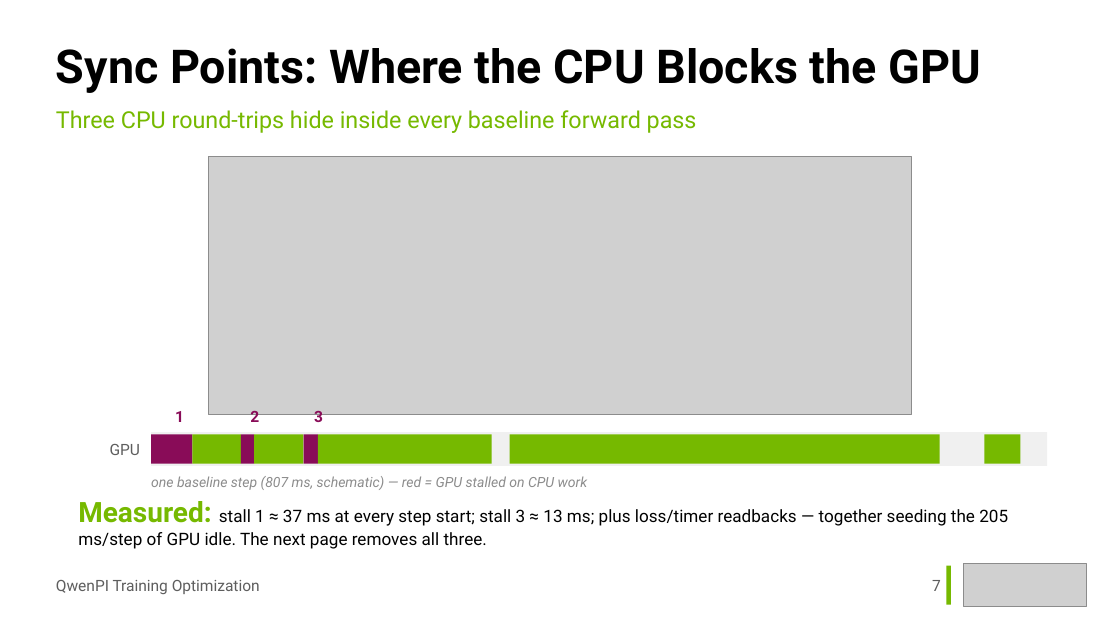
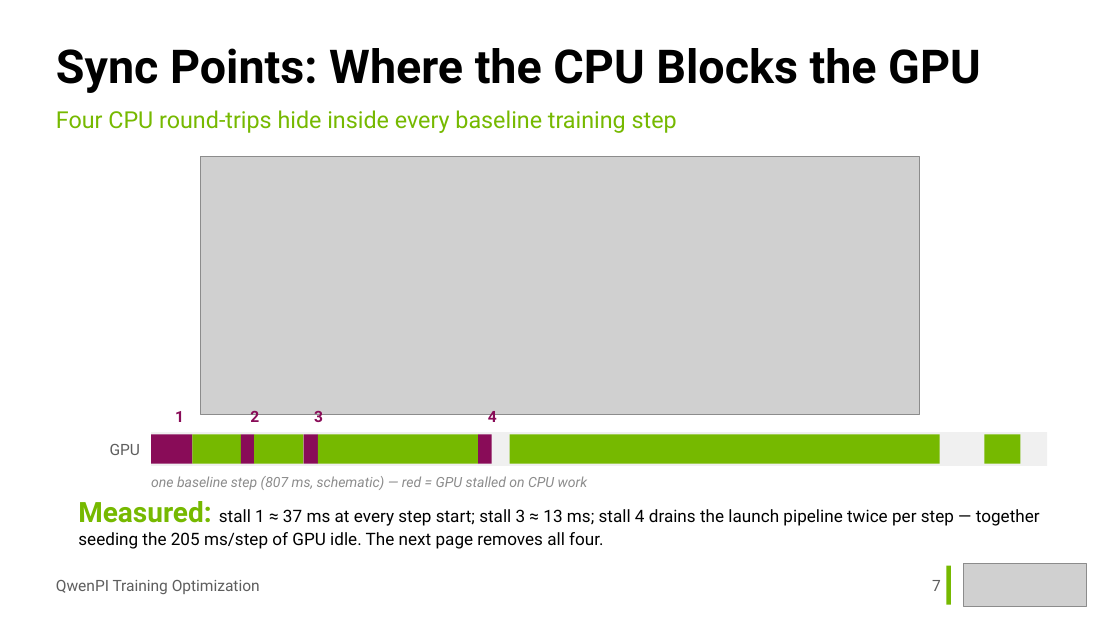
Before and after one commit to Holworth/starVLA, a slide deck: slide 7 of docs/slides/qwenpi-optimization.pptx. Drawn at 1120x630 pixels with LibreOffice and Linux fonts; fonts in the diff are those of the drawing; grey boxes stand for pictures. Boxes give left, top, right and bottom in pixels: in the first picture for what was removed or moved away, otherwise in the second. Text is boxed around its words. In the diff, an @@ line names an element or a change of style, - is before the commit and + after.

Commit message:
docs(slides): logging readback added as sync point 4 on the problem page

```diff
--- a/docs/slides/qwenpi-optimization.pptx
+++ b/docs/slides/qwenpi-optimization.pptx
@@ text at [56, 110, 677, 133]: text changed @@
-Three CPU round-trips hide inside every baseline forward pass
+Four CPU round-trips hide inside every baseline training step
@@ picture: place and size @@
-picture at [208, 157, 912, 414]
+picture at [200, 157, 920, 414]
@@ text added at [488, 411, 497, 427], 10 pt, text #890C58, bold @@
+4
@@ rectangle: place and size @@
-rectangle at [318, 435, 492, 464]
+rectangle at [318, 435, 478, 464]
@@ rectangle added at [478, 435, 492, 464], fill #890C58 @@
@@ text at [78, 501, 1040, 549]: text changed @@
-Measured: stall 1 ≈ 37 ms at every step start; stall 3 ≈ 13 ms; plus loss/timer readbacks — together seeding the 205 ms/step of GPU idle. The next page removes all three.
+Measured: stall 1 ≈ 37 ms at every step start; stall 3 ≈ 13 ms; stall 4 drains the launch pipeline twice per step — together seeding the 205 ms/step of GPU idle. The next page removes all four.
```
Also in this commit, not shown: 1 other file.
